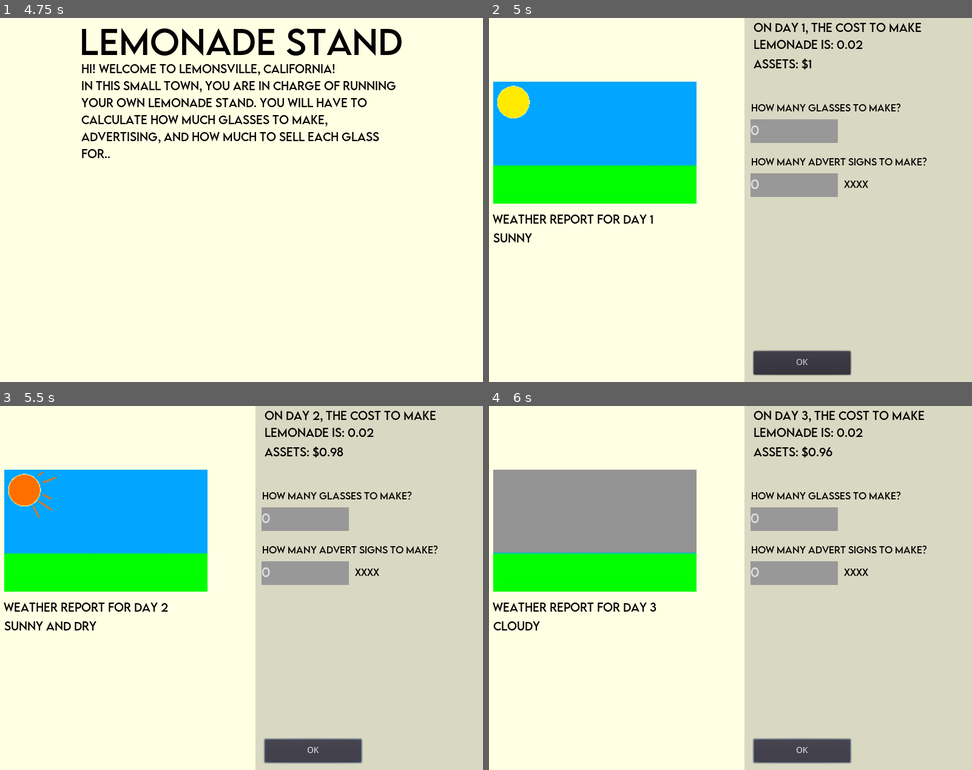
Above: before the commit, frames 1-4 (two rows, left to right).
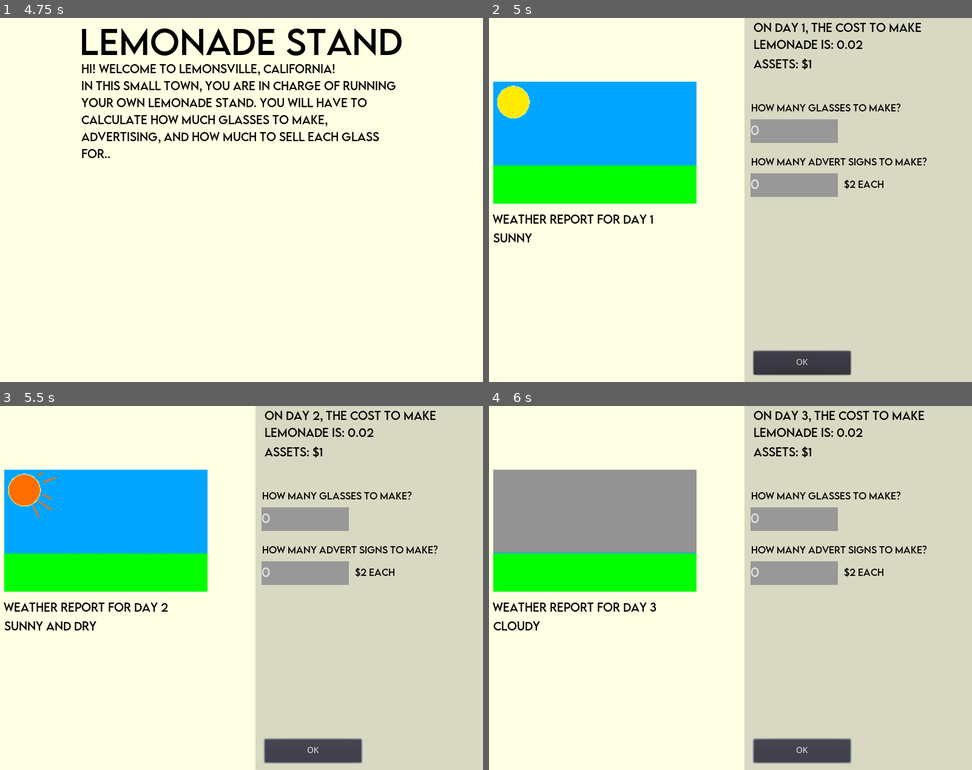
Above: after the commit, the same moments.

Repository: Boyquotes/GodotLemonade
Game: Godot game, scene res://scenes/Main.tscn
The game is run twice, just before and just after one commit, with the same random seed, the same clock (stepped at 60 frames per second) and the same inputs.
Inputs:
- Up to frame 1 (4.75 s): tap Enter at 0.5, 2, 3.5 s; tap Space at 1.25, 2.75, 4.25 s
- Up to frame 2 (5 s): no input
- Up to frame 3 (5.5 s): click "OK" at 5 s
- Up to frame 4 (6 s): click "OK" at 5.75 s

Frame 1 is identical in both runs. In frame 2, 0.1% of the frame differs, in the area x 73-82%, y 44-47%; in frame 3, 0.2%, in the area x 66-82%, y 11-47%; in frame 4, 0.2%.

Commit message:
fixed the math (for now):   Main.gd

Diff:
--- a/Main.gd
+++ b/Main.gd
@@ -25,6 +25,7 @@
 	$UI/dayContainer/price/lblOne.text = "On day " + str(Global.currDay) + ", the cost to make lemonade is: " + str(Global.costToMake)
 	$UI/dayContainer/price/lblTwo.text = "Assets: $" + str(Global.assets)
 	$UI/dayContainer/weatherDayLbl.text = "weather report for day " + str(Global.currDay)
+	$UI/dayContainer/price/lblFive.text = "$" + str(Global.advertCost) + " each"
 	$UI/dayContainer/weatherLbl.text = Global.weatherTypes[randi()%3+0]
 	if $UI/dayContainer/weatherLbl.text == "sunny":
 		$UI/dayContainer/sunny.visible = true
@@ -34,7 +35,7 @@
 		$UI/dayContainer/cloudy.visible = true
 
 func _on_button_pressed():
-		Global.cost = Global.costToMake + int($UI/dayContainer/price/makeTxt.text)
+		Global.cost = Global.costToMake * int($UI/dayContainer/price/makeTxt.text)
 		print(Global.cost)
 		finaceReport()
 
